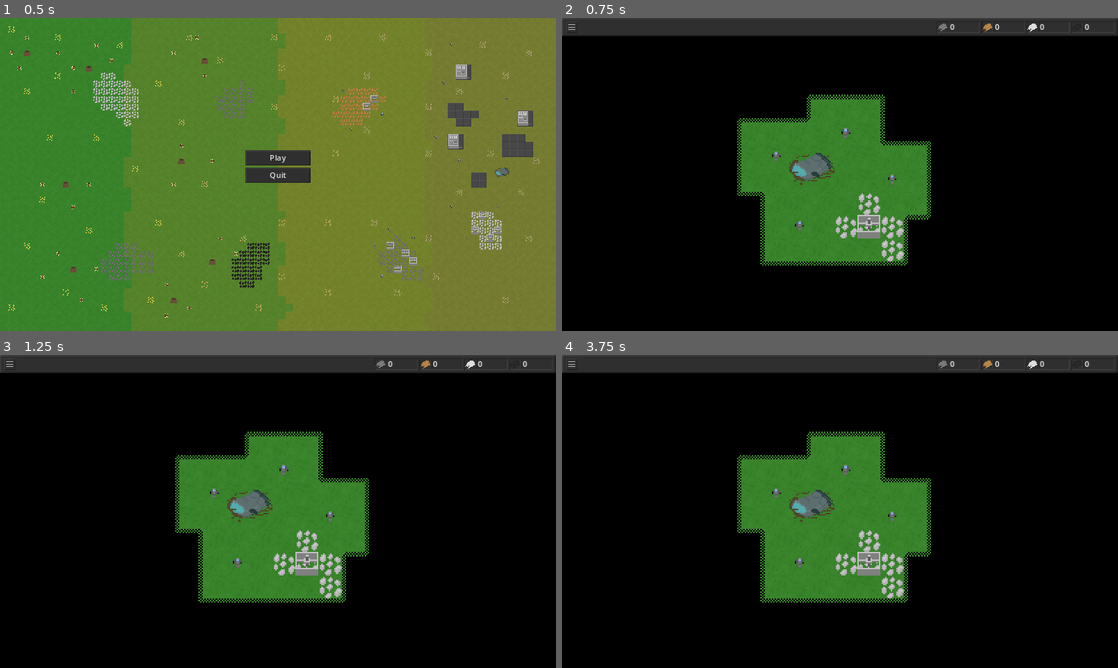
Above: before the commit, frames 1-4 (two rows, left to right).
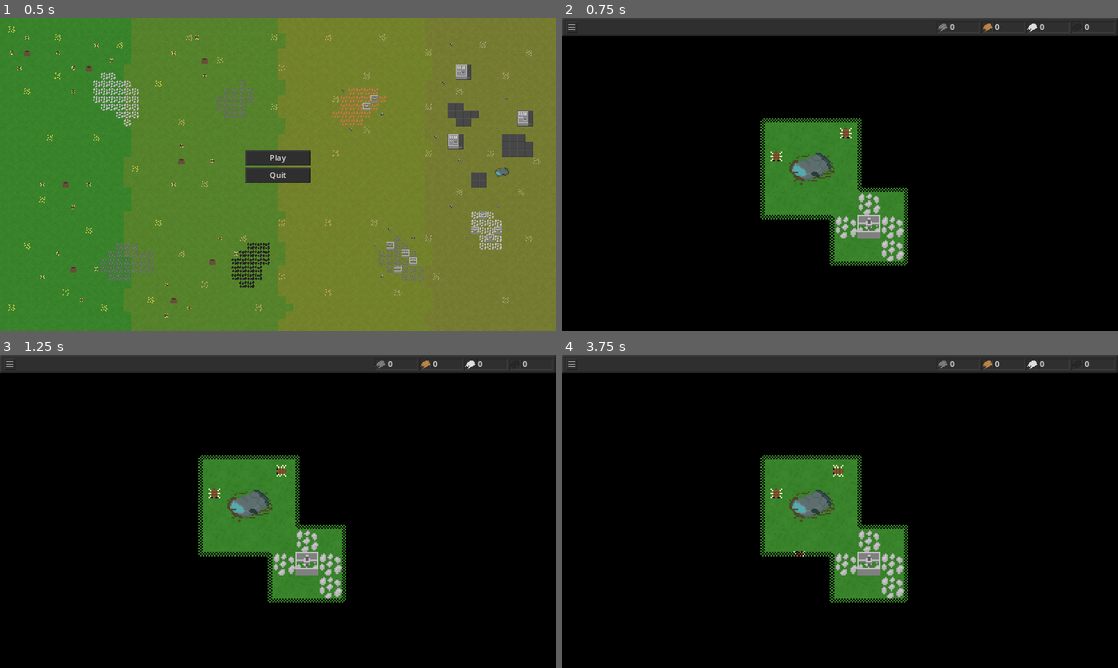
Above: after the commit, the same moments.

Repository: wssuomi/pirate-jam-14
Game: Godot game, scene res://scenes/main_menu.tscn
The game is run twice, just before and just after one commit, with the same random seed, the same clock (stepped at 60 frames per second) and the same inputs.
Inputs (mouse positions are in pixels of both pictures, inside the frame that each line leads up to):
- Up to frame 1 (0.5 s): no input
- Up to frame 2 (0.75 s): click "Play" at 0.5 s
- Up to frame 3 (1.25 s): no input
- Up to frame 4 (3.75 s): click (573, 364) at 1.25 s; click "Main Menu" at 2 s; click "Play" at 2.75 s; tap Enter at 3.5 s; move the mouse to (962, 495) at 3.52 s; hold Right mouse button (erase_tile) from 3.53 s (still down); click (962, 495) at 3.67 s

Frame 1 is identical in both runs. In frame 2, 6.5% of the frame differs, in the area x 31-67%, y 24-80%; in frame 3, 6.5%; in frame 4, 6.5%.

Commit message:
added sound effects

Diff:
--- a/scenes/drill.tscn
+++ b/scenes/drill.tscn
@@ -1,9 +1,11 @@
-[gd_scene load_steps=8 format=3 uid="uid://6xrnjxoba5hd"]
+[gd_scene load_steps=10 format=3 uid="uid://6xrnjxoba5hd"]
 
 [ext_resource type="Texture2D" uid="uid://jm1bhhp8ffsb" path="res://assets/map_tiles.png" id="1_7uhb3"]
 [ext_resource type="Texture2D" uid="uid://dr6yxo7p8kuw" path="res://assets/side_menu_background.png" id="1_g8yed"]
 [ext_resource type="Script" path="res://scripts/drill.gd" id="1_ln8l5"]
 [ext_resource type="Texture2D" uid="uid://bu4mn6i8vavn" path="res://assets/menu_title_background.png" id="2_k8o4l"]
+[ext_resource type="AudioStream" uid="uid://cbscw1wfv443r" path="res://assets/explosion.wav" id="5_54gin"]
+[ext_resource type="AudioStream" uid="uid://sbw5wausvfns" path="res://assets/explosion_2.wav" id="6_ecvdo"]
 
 [sub_resource type="StyleBoxTexture" id="StyleBoxTexture_2nc5i"]
 texture = ExtResource("1_g8yed")
@@ -88,6 +90,12 @@
 wait_time = 5.0
 autostart = true
 
+[node name="destroyed" type="AudioStreamPlayer2D" parent="."]
+stream = ExtResource("5_54gin")
+
+[node name="Hit" type="AudioStreamPlayer2D" parent="."]
+stream = ExtResource("6_ecvdo")
+
 [connection signal="mouse_entered" from="SideBar" to="." method="_on_side_bar_mouse_entered"]
 [connection signal="mouse_exited" from="SideBar" to="." method="_on_side_bar_mouse_exited"]
 [connection signal="timeout" from="MineTimer" to="." method="_on_mine_timer_timeout"]
--- a/scenes/factory.tscn
+++ b/scenes/factory.tscn
@@ -13,6 +13,8 @@
 [ext_resource type="Texture2D" uid="uid://dqjvyc8hfkiv6" path="res://assets/build_button_pushed.png" id="10_i3yhp"]
 [ext_resource type="Texture2D" uid="uid://c1uypf7pnj8xh" path="res://assets/select_button.png" id="11_4guok"]
 [ext_resource type="Texture2D" uid="uid://b2jlfcsy4cjow" path="res://assets/select_button_pushed.png" id="12_uvbaa"]
+[ext_resource type="AudioStream" uid="uid://cbscw1wfv443r" path="res://assets/explosion.wav" id="14_hijdd"]
+[ext_resource type="AudioStream" uid="uid://sbw5wausvfns" path="res://assets/explosion_2.wav" id="15_g6s6b"]
 
 [sub_resource type="StyleBoxTexture" id="StyleBoxTexture_tndy0"]
 texture = ExtResource("2_lbbah")
@@ -269,6 +271,12 @@
 [node name="Timer" type="Timer" parent="SideBar/BuildOptions/VBoxContainer/Tank"]
 one_shot = true
 
+[node name="destroyed" type="AudioStreamPlayer2D" parent="."]
+stream = ExtResource("14_hijdd")
+
+[node name="Hit" type="AudioStreamPlayer2D" parent="."]
+stream = ExtResource("15_g6s6b")
+
 [connection signal="mouse_entered" from="SideBar" to="." method="_on_side_bar_mouse_entered"]
 [connection signal="mouse_exited" from="SideBar" to="." method="_on_side_bar_mouse_exited"]
 [connection signal="timeout" from="SideBar/Selected/VBoxContainer/BuildTimer" to="." method="_on_build_timer_timeout"]
--- a/scenes/infantry.tscn
+++ b/scenes/infantry.tscn
@@ -1,8 +1,10 @@
-[gd_scene load_steps=47 format=3 uid="uid://crg3fixuwquxk"]
+[gd_scene load_steps=49 format=3 uid="uid://crg3fixuwquxk"]
 
 [ext_resource type="Texture2D" uid="uid://blbghw1potmm" path="res://assets/unit_spritesheet.png" id="1_0nlkj"]
 [ext_resource type="Script" path="res://scripts/infantry.gd" id="1_5qvgc"]
 [ext_resource type="Texture2D" uid="uid://cen52okurn46p" path="res://assets/selected_unit_spritesheet.png" id="3_6lbyc"]
+[ext_resource type="AudioStream" uid="uid://d1f2adv08ykxv" path="res://assets/hitHurt.wav" id="4_670dy"]
+[ext_resource type="AudioStream" uid="uid://cilym54y4l8xl" path="res://assets/laserShoot.wav" id="5_1g1ai"]
 
 [sub_resource type="AtlasTexture" id="AtlasTexture_c3psy"]
 atlas = ExtResource("1_0nlkj")
@@ -395,6 +397,12 @@
 wait_time = 0.5
 one_shot = true
 
+[node name="Hit" type="AudioStreamPlayer2D" parent="."]
+stream = ExtResource("4_670dy")
+
+[node name="Shoot" type="AudioStreamPlayer2D" parent="."]
+stream = ExtResource("5_1g1ai")
+
 [connection signal="timeout" from="AttackTimer" to="." method="_on_attack_timer_timeout"]
 [connection signal="timeout" from="SearchTimer" to="." method="_on_search_timer_timeout"]
 [connection signal="timeout" from="IdleTimer" to="." method="_on_idle_timer_timeout"]
--- a/scenes/ship.tscn
+++ b/scenes/ship.tscn
@@ -11,6 +11,8 @@
 [ext_resource type="Texture2D" uid="uid://dqjvyc8hfkiv6" path="res://assets/build_button_pushed.png" id="9_uhuxs"]
 [ext_resource type="Texture2D" uid="uid://c1uypf7pnj8xh" path="res://assets/select_button.png" id="10_nwr4g"]
 [ext_resource type="Texture2D" uid="uid://b2jlfcsy4cjow" path="res://assets/select_button_pushed.png" id="11_ng4le"]
+[ext_resource type="AudioStream" uid="uid://cbscw1wfv443r" path="res://assets/explosion.wav" id="12_tq58b"]
+[ext_resource type="AudioStream" uid="uid://sbw5wausvfns" path="res://assets/explosion_2.wav" id="13_cfebj"]
 
 [sub_resource type="StyleBoxTexture" id="StyleBoxTexture_ahim5"]
 texture = ExtResource("2_cea1g")
@@ -370,6 +372,12 @@
 
 [node name="Timer" type="Timer" parent="SideBar/BuildOptions/VBoxContainer/RepairShip"]
 one_shot = true
+
+[node name="destroyed" type="AudioStreamPlayer2D" parent="."]
+stream = ExtResource("12_tq58b")
+
+[node name="Hit" type="AudioStreamPlayer2D" parent="."]
+stream = ExtResource("13_cfebj")
 
 [connection signal="mouse_entered" from="SideBar" to="." method="_on_side_bar_mouse_entered"]
 [connection signal="mouse_exited" from="SideBar" to="." method="_on_side_bar_mouse_exited"]
--- a/scripts/Game.gd
+++ b/scripts/Game.gd
@@ -157,8 +157,10 @@
 		spawn_enemy(Enemies.Nest, n)
 	for b in start_bugs:
 		spawn_enemy(Enemies.Bug, b)
+	#for u in start_units:
+		#spawn_unit(Units.Infantry, u)
 	for u in start_units:
-		spawn_unit(Units.Infantry, u)
+		spawn_enemy(Enemies.Bug, u)
 	ship.try_create_building(Buildings.Drill, Vector2i(35,35), true)
 
 func draw_map_tiles() -> void:
@@ -465,9 +467,10 @@
 			24:
 				for p in k:
 					var tile: Tile = tiles[p]
-					tile.pollution += buildings[k].POLLUTION_GENERATION
-					if tile not in tiles_with_pollution:
-						tiles_with_pollution[p] = tile
+					if is_instance_valid(buildings[k]):
+						tile.pollution += buildings[k].POLLUTION_GENERATION
+						if tile not in tiles_with_pollution:
+							tiles_with_pollution[p] = tile
 
 func spread_single_tile_pollution(delta):
 	if tiles_with_pollution.size() != 0:
--- a/scripts/drill.gd
+++ b/scripts/drill.gd
@@ -3,6 +3,8 @@
 @onready var main = $".."
 @onready var side_bar = $SideBar
 @onready var buildings: Dictionary = $"..".buildings
+@onready var destroyed = $destroyed
+@onready var hit = $Hit
 
 const POLLUTION_GENERATION: int = 1
 const RESOURCE_GENERATION = 10/60. * 5
@@ -47,5 +49,8 @@
 			main.tiles[t].building_sprite = Vector2i(-1,-1)
 			main.map.erase_cell(3,t)
 		if k != null:
-			buildings.erase(k)
+			main.buildings.erase(k)
+		destroyed.play()
 		self.queue_free()
+	else:
+		hit.play()
--- a/scripts/factory.gd
+++ b/scripts/factory.gd
@@ -24,6 +24,9 @@
 	main.Units.Infantry:5,
 }
 @onready var buildings: Dictionary = $"..".buildings
+@onready var destroyed = $destroyed
+@onready var hit = $Hit
+
 # per tile
 const POLLUTION_GENERATION: int = 3
 const INFANTRY = preload("res://scenes/infantry.tscn")
@@ -149,11 +152,13 @@
 		if main.selected_building == self:
 			main.selected_building = null
 			main.change_mode_to(main.Modes.Normal)
-		var k = buildings.find_key(self)
+		var k = main.buildings.find_key(self)
 		for t in k:
 			main.tiles[t].building_sprite = Vector2i(-1,-1)
 			main.map.erase_cell(3,t)
 		if k != null:
-			print("building removed")
-			buildings.erase(k)
+			main.buildings.erase(k)
+		destroyed.play()
 		self.queue_free()
+	else:
+		hit.play()
--- a/scripts/infantry.gd
+++ b/scripts/infantry.gd
@@ -7,6 +7,8 @@
 @onready var main = $".."
 @onready var unit_sprite = $UnitSprite
 @onready var idle_timer = $IdleTimer
+@onready var hit = $Hit
+@onready var shoot = $Shoot
 
 const SPEED = 10
 
@@ -97,6 +99,7 @@
 
 func take_damage(damage_amount):
 	health -= damage_amount
+	hit.play()
 	if health <= 0:
 		if main.selected_unit == self:
 			main.deselect_unit()
@@ -122,6 +125,7 @@
 	search_for_enemies()
 
 func play_attack(angle):
+	shoot.play()
 	match angle:
 		1:
 			unit_sprite.play("attack_up")
--- a/scripts/ship.gd
+++ b/scripts/ship.gd
@@ -58,6 +58,8 @@
 	main.Buildings.Drill:DRILL,
 }
 @onready var selected_picture = $SideBar/Selected/VBoxContainer/HBoxContainer/Picture
+@onready var destroyed = $destroyed
+@onready var hit = $Hit
 
 var building_layer: int = 3
 var resource_sprites: Array[Vector2i] = [Vector2i(4,2),Vector2i(5,2),Vector2i(6,2),Vector2i(7,2)]
@@ -65,7 +67,7 @@
 var build_state = BuildState.None
 var tiles_texture = preload("res://assets/map_tiles.png")
 var selected_atlas: AtlasTexture = AtlasTexture.new()
-var health = 100
+var health = 10
 
 enum BuildState {None, Building, Finished, Placing}
 
@@ -109,6 +111,7 @@
 	return true
 
 func create_ship(pos, building_type, building):
+	print(pos)
 	var required_offsets = tile_requirements[building_type]
 	var building_pos = []
 	for tile_offset in required_offsets:
@@ -120,6 +123,7 @@
 		main.clear_fog_around_pos(tile.grid_position)
 		main.map.set_cell(building_layer, tile.grid_position, 0, tile.building_sprite)
 	main.buildings[building_pos] = building
+	print(main.buildings.find_key(self))
 
 func able_to_build(building_type, pos: Vector2i, ignore_fog=false):
 	if not (pos.x >= 0 and pos.x < main.GRID_WIDTH and pos.y >= 0 and pos.y < main.GRID_HEIGHT):
@@ -286,13 +290,16 @@
 		if main.selected_building == self:
 			main.selected_building = null
 			main.change_mode_to(main.Modes.Normal)
-		var k = buildings.find_key(self)
-		for t in k:
-			main.tiles[t].building_sprite = Vector2i(-1,-1)
-			main.map.erase_cell(3,t)
+		var k = main.buildings.find_key(self)
 		if k != null:
-			buildings.erase(k)
+			main.buildings.erase(k)
+			for t in k:
+				main.tiles[t].building_sprite = Vector2i(-1,-1)
+				main.map.erase_cell(3,t)
+		destroyed.play()
 		self.queue_free()
+	else:
+		hit.play()
 
 func _on_repair_ship_button_pressed():
 	if build_state == BuildState.None:
Not shown, added: assets/explosion.wav.import
Not shown, added: assets/explosion_2.wav.import
Not shown, added: assets/hitHurt.wav.import
Not shown, added: assets/laserShoot.wav.import
Not shown: 1 places in scenes/factory.tscn that only renumber resources
Not shown: 1 places in scenes/ship.tscn that only renumber resources
Not shown, added: assets/explosion.wav
Not shown, added: assets/explosion_2.wav
Not shown, added: assets/hitHurt.wav
Not shown, added: assets/laserShoot.wav
